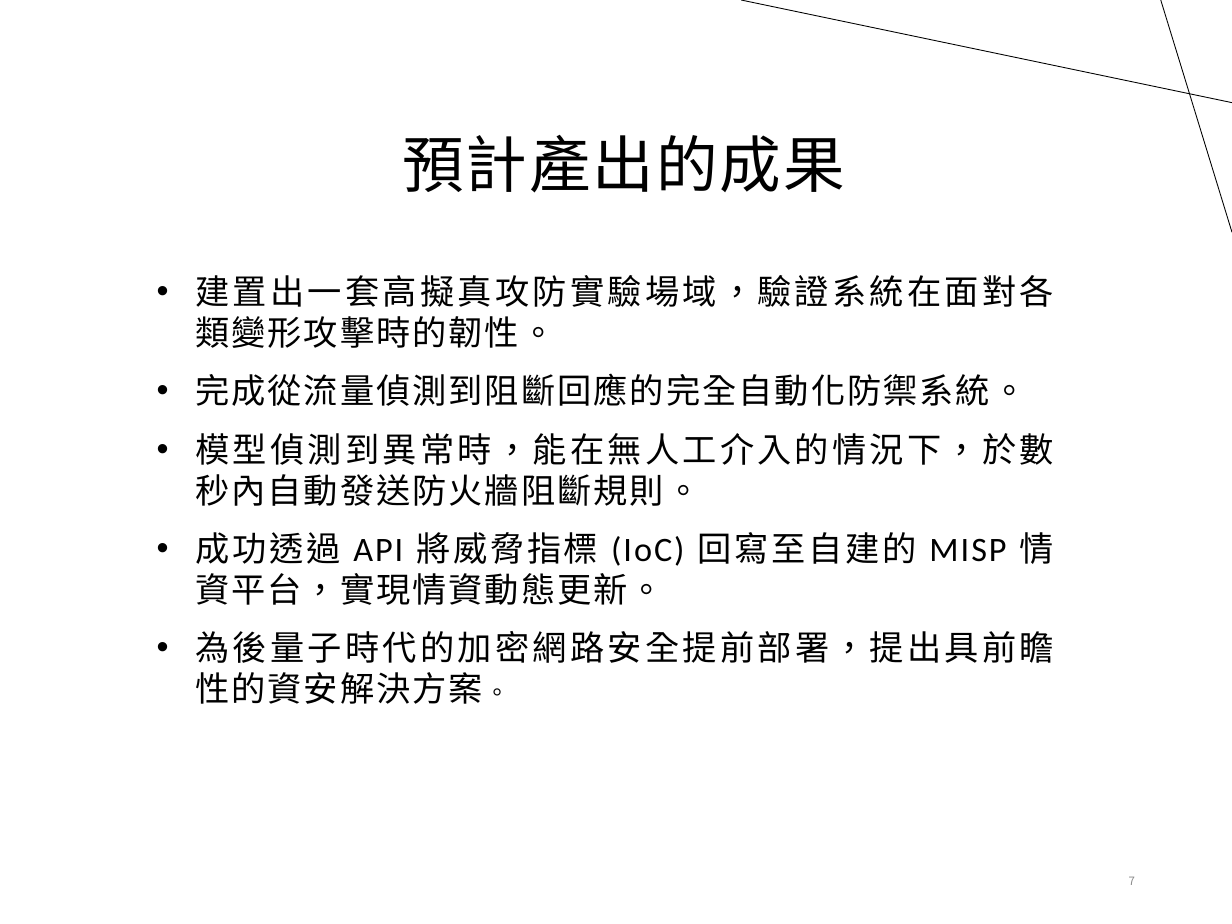
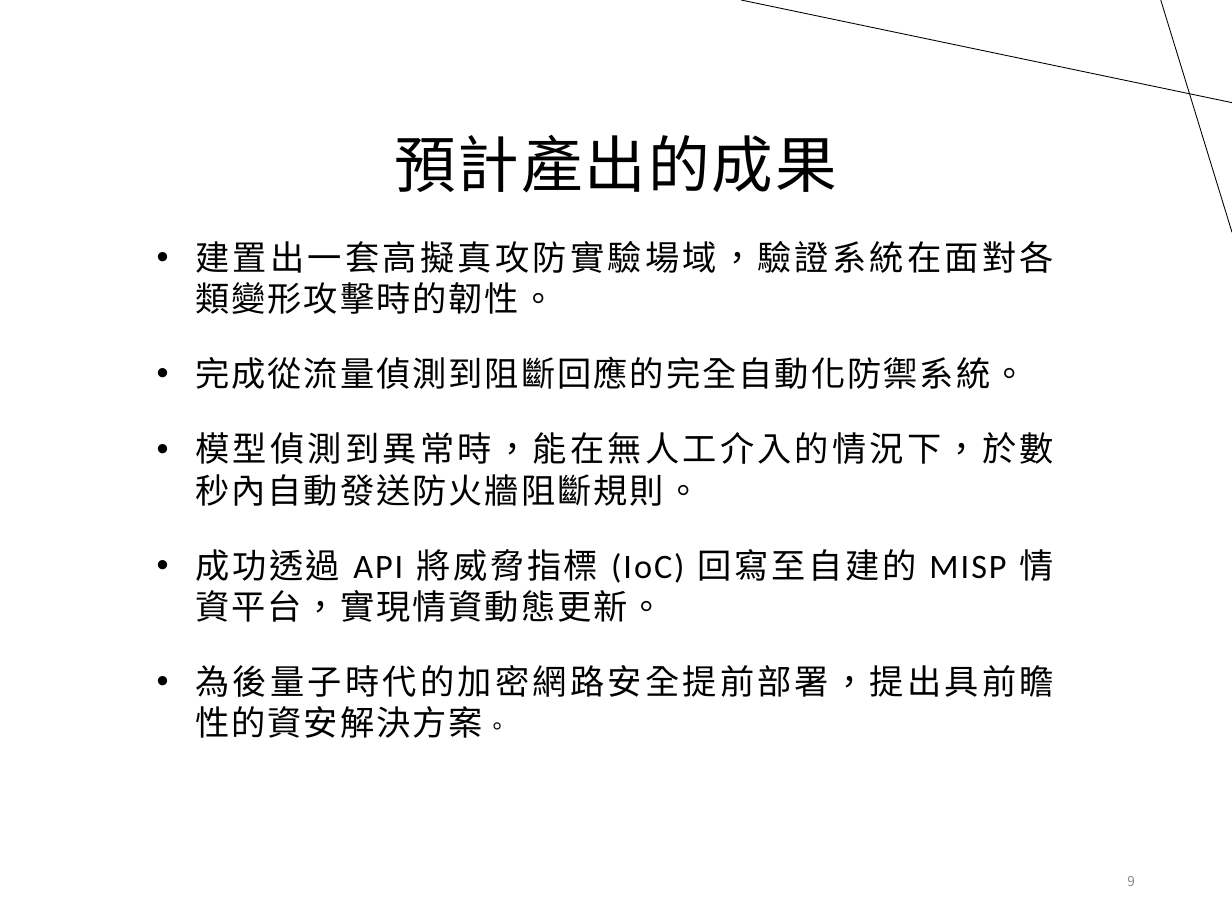
Before and after one commit to alanchuang111/graduation_project, a slide deck: slide 9 of 報告/114下期中報告.pptx (slide 7 before the commit). Drawn at 1232x924 pixels with LibreOffice and Linux fonts; fonts in the diff are those of the drawing. Boxes give left, top, right and bottom in pixels: in the first picture for what was removed or moved away, otherwise in the second. Text is boxed around its words. In the diff, an @@ line names an element or a change of style, - is before the commit and + after.

```diff
--- a/報告/114下期中報告.pptx
+++ b/報告/114下期中報告.pptx
@@ title "預計產出的成果": place and size @@
-title "預計產出的成果" at (402, 135, 844, 193)
+title "預計產出的成果" at (395, 135, 837, 193)
@@ text "建置出一套高擬真攻防實驗場域，驗證系統在面對各類變形攻擊時的韌性。": place and size @@
-text "建置出一套高擬真攻防實驗場域，驗證系統在面對各類變形攻擊時的韌性。" at (195, 275, 1054, 704)
+text "建置出一套高擬真攻防實驗場域，驗證系統在面對各類變形攻擊時的韌性。" at (195, 241, 1054, 738)
@@ text "建置出一套高擬真攻防實驗場域，驗證系統在面對各類變形攻擊時的韌性。" at (195, 241, 1054, 738): more space between paragraphs @@
@@ page number at (1127, 876, 1135, 886): text changed; size 6.8 to 8 pt @@
-7
+9
```
Also in this commit, not shown: 8 other slides changed, 3 slides added, 1 slide removed, 11 other files.
